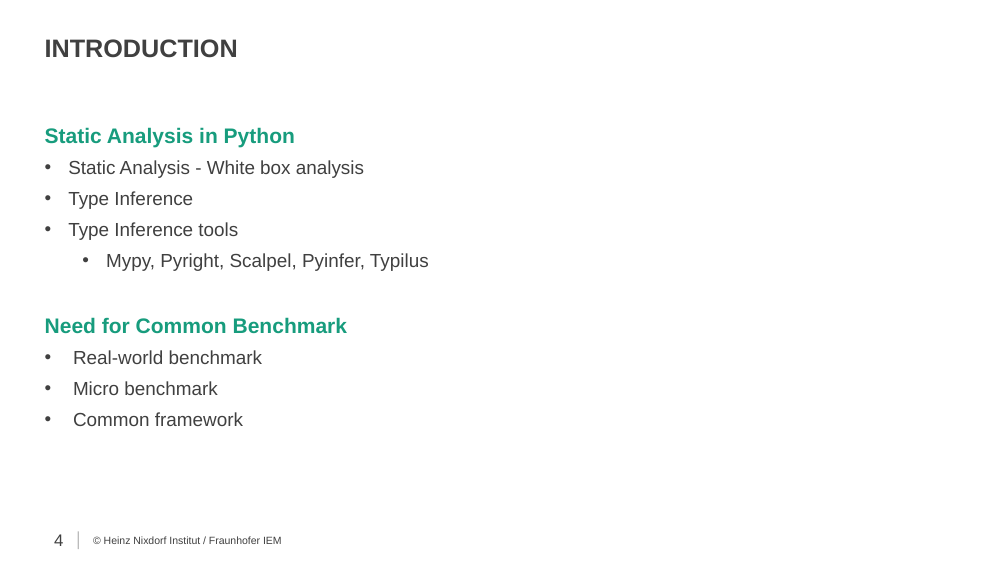
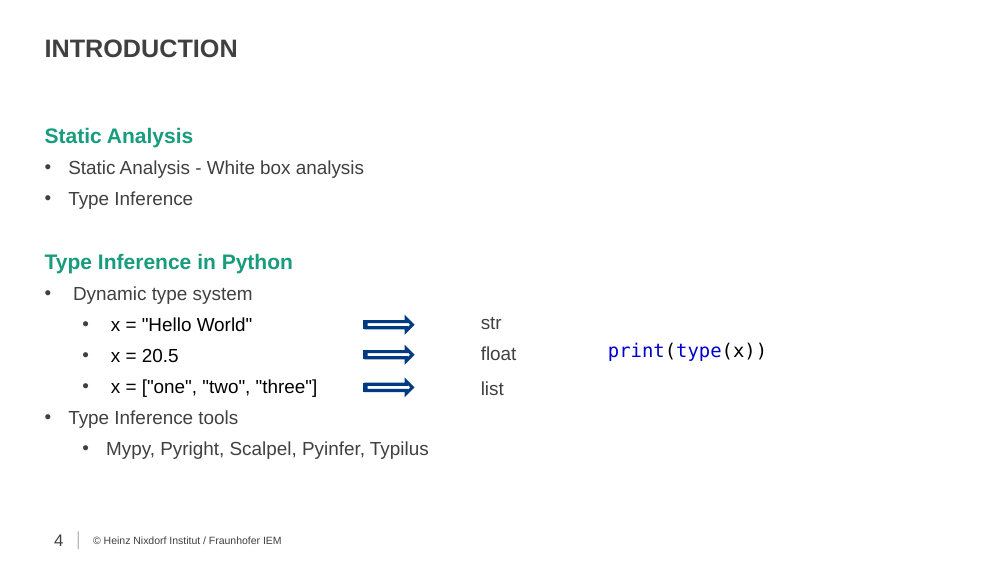
Before and after one commit to secure-software-engineering/TypeEvalPy, a slide deck: slide 4 of proposal/proposal_Samkutty.pptx. Drawn at 1008x567 pixels with LibreOffice and Linux fonts; fonts in the diff are those of the drawing; background and template pictures are left out. Boxes give left, top, right and bottom in pixels: in the first picture for what was removed or moved away, otherwise in the second. Text is boxed around its words. In the diff, an @@ line names an element or a change of style, - is before the commit and + after.

```diff
--- a/proposal/proposal_Samkutty.pptx
+++ b/proposal/proposal_Samkutty.pptx
@@ text at bbox=[45, 127, 193, 147]: text changed @@
-Static Analysis in Python
+Static Analysis
@@ text at bbox=[45, 253, 318, 397]: paragraphs added @@
+Type Inference in Python
+• Dynamic type system
+  • x = "Hello World"
+  • x = 20.5
+  • x = ["one", "two", "three"]
@@ text at bbox=[45, 317, 347, 426]: paragraphs removed @@
-Need for Common Benchmark
-• Real-world benchmark
-• Micro benchmark
-• Common framework
@@ striped right arrow added at bbox=[364, 318, 413, 330], outline #179C7D 3 pt @@
@@ text added at bbox=[481, 316, 502, 329], 18 pt, text #404040 @@
+str
@@ striped right arrow added at bbox=[364, 349, 413, 361], outline #179C7D 3 pt @@
@@ text added at bbox=[481, 346, 517, 360], 18 pt, text #404040 @@
+float
@@ text added at bbox=[608, 342, 767, 361], 18 pt, text #0000CD @@
+print(type(x))
@@ striped right arrow added at bbox=[364, 381, 413, 393], outline #179C7D 3 pt @@
@@ text added at bbox=[481, 381, 504, 395], 18 pt, text #404040 @@
+list
```
Also in this commit, not shown: 10 other slides changed, 3 slides added.
